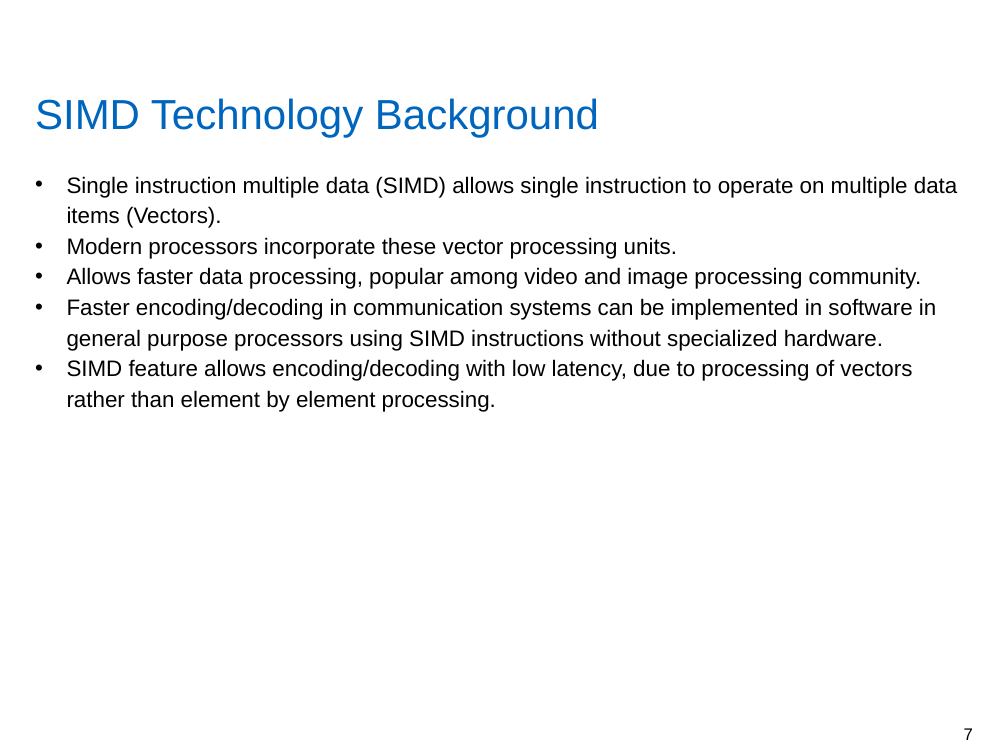
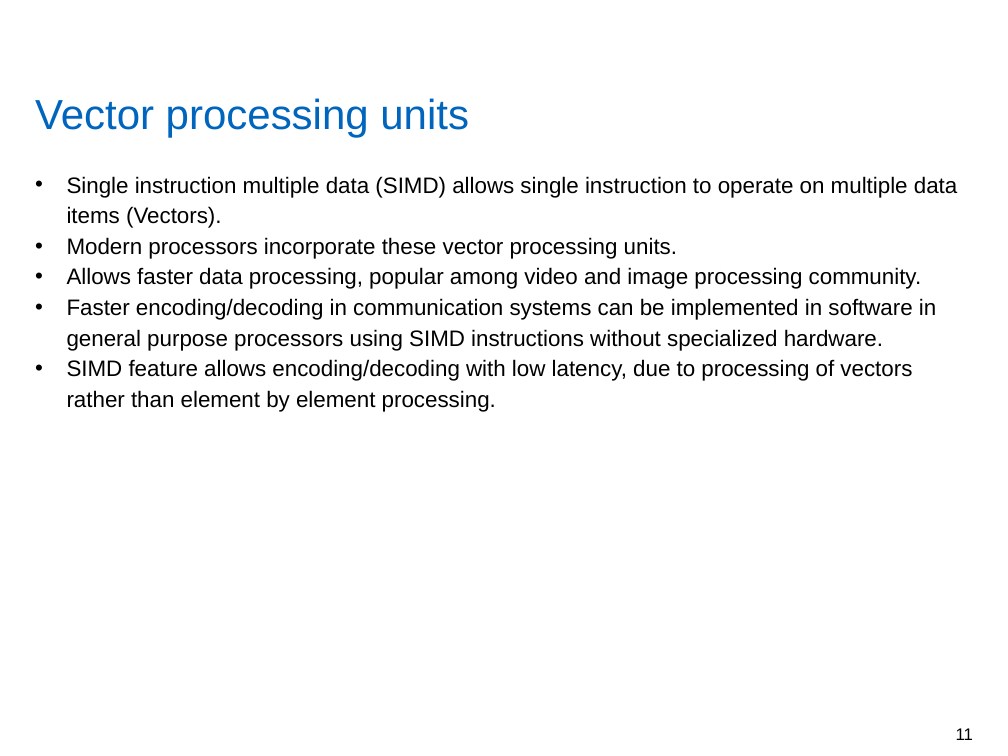
Before and after one commit to yadhu1961/thesis_5GPolorCodes, a slide deck: slide 11 of final_presentation/finalPpt.pptx (slide 7 before the commit). Drawn at 1008x756 pixels with LibreOffice and Linux fonts; fonts in the diff are those of the drawing; background and template pictures are left out. Boxes give left, top, right and bottom in pixels: in the first picture for what was removed or moved away, otherwise in the second. Text is boxed around its words. In the diff, an @@ line names an element or a change of style, - is before the commit and + after.

```diff
--- a/final_presentation/finalPpt.pptx
+++ b/final_presentation/finalPpt.pptx
@@ title at (35, 98, 469, 138): text changed @@
-SIMD Technology Background
+Vector processing units
@@ page number at (956, 728, 973, 740): text changed @@
-7
+11
```
Also in this commit, not shown: 12 other slides changed, 17 slides added, 1 slide removed, 8 other files.
